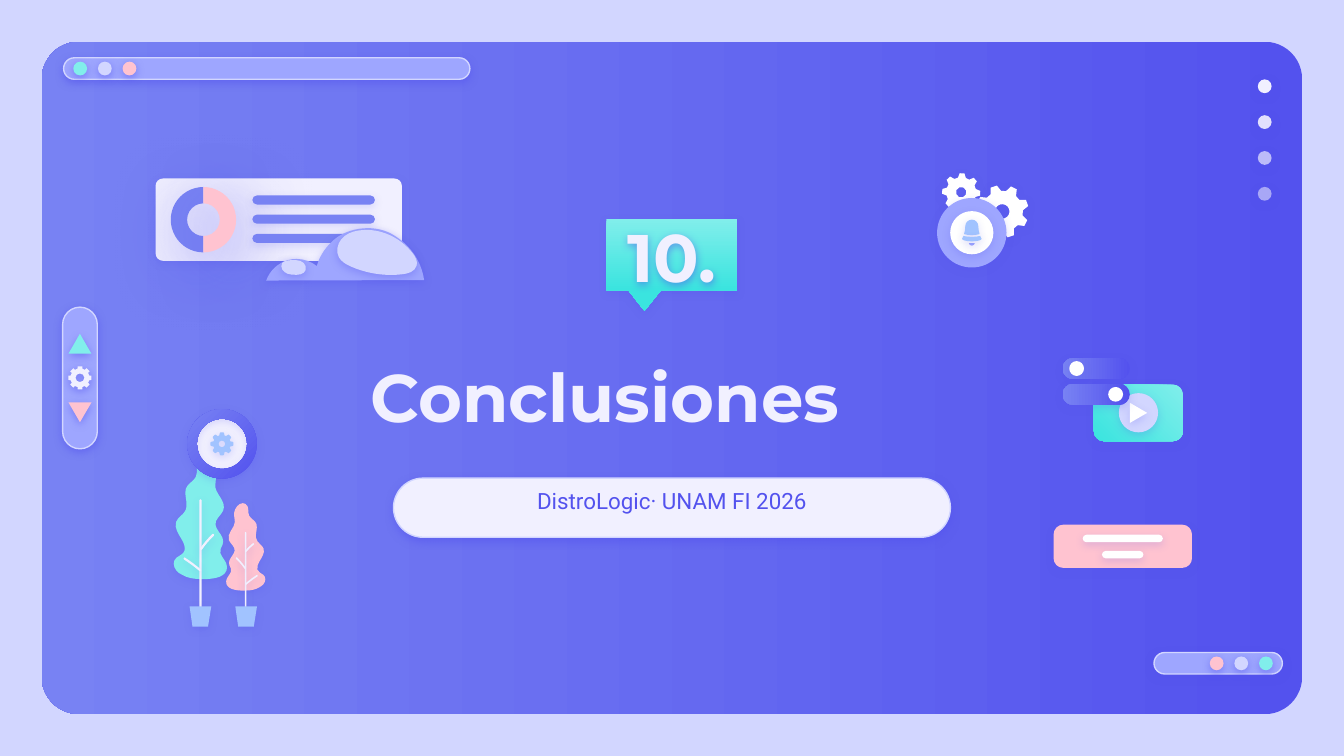
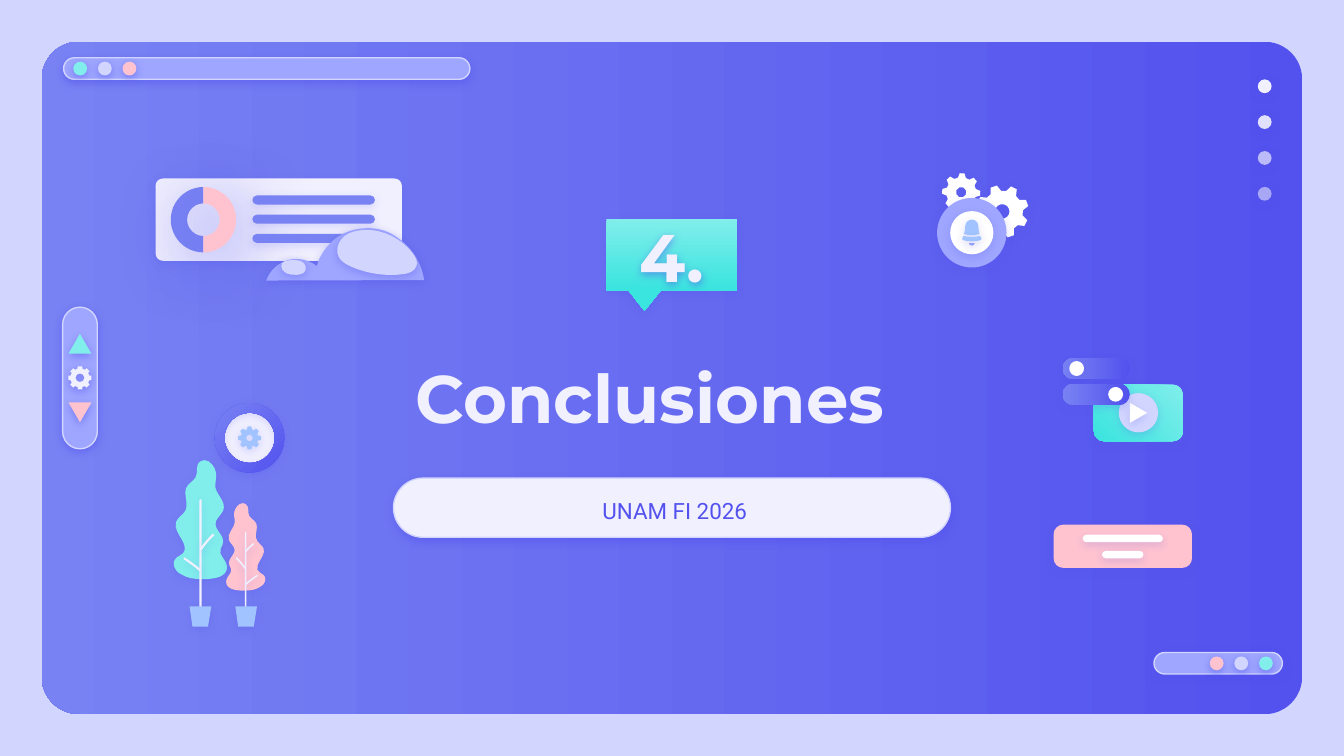
Before and after one commit to AngelHusielLaraHernandez/ProyectoRedesFI, a slide deck: slide 12 of utils/PresentacionRedesDeDatos.pptx. Drawn at 1344x756 pixels with LibreOffice and Linux fonts; fonts in the diff are those of the drawing. Boxes give left, top, right and bottom in pixels: in the first picture for what was removed or moved away, otherwise in the second. Text is boxed around its words. In the diff, an @@ line names an element or a change of style, - is before the commit and + after.

```diff
--- a/utils/PresentacionRedesDeDatos.pptx
+++ b/utils/PresentacionRedesDeDatos.pptx
@@ title at (x1=639, y1=216, x2=704, y2=297): text changed @@
-10.
+4.
@@ title "Conclusiones" moved from (x1=370, y1=369, x2=839, y2=423) to (x1=415, y1=370, x2=884, y2=424) @@
@@ freeform shape moved from (x1=187, y1=409, x2=257, y2=478) to (x1=215, y1=403, x2=285, y2=473) @@
@@ freeform shape moved from (x1=196, y1=418, x2=249, y2=470) to (x1=223, y1=411, x2=276, y2=464) @@
@@ freeform shape moved from (x1=211, y1=433, x2=234, y2=456) to (x1=238, y1=426, x2=261, y2=449) @@
@@ subtitle at (x1=602, y1=503, x2=747, y2=519): text changed @@
-DistroLogic· UNAM FI 2026
+UNAM FI 2026
```
Also in this commit, not shown: 9 other slides changed, 4 other files.
